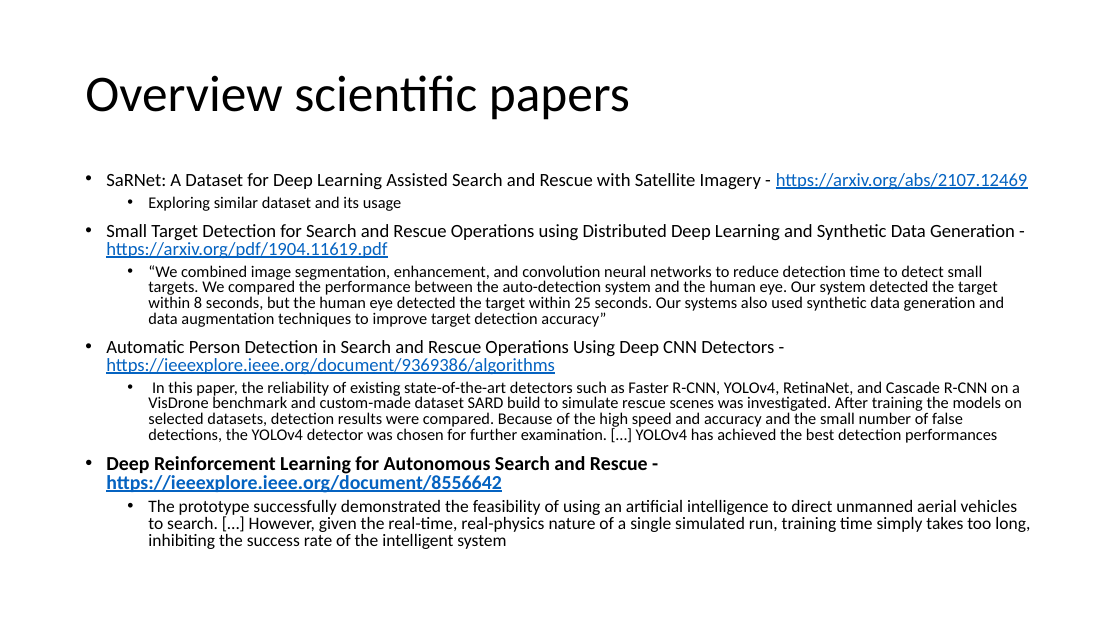
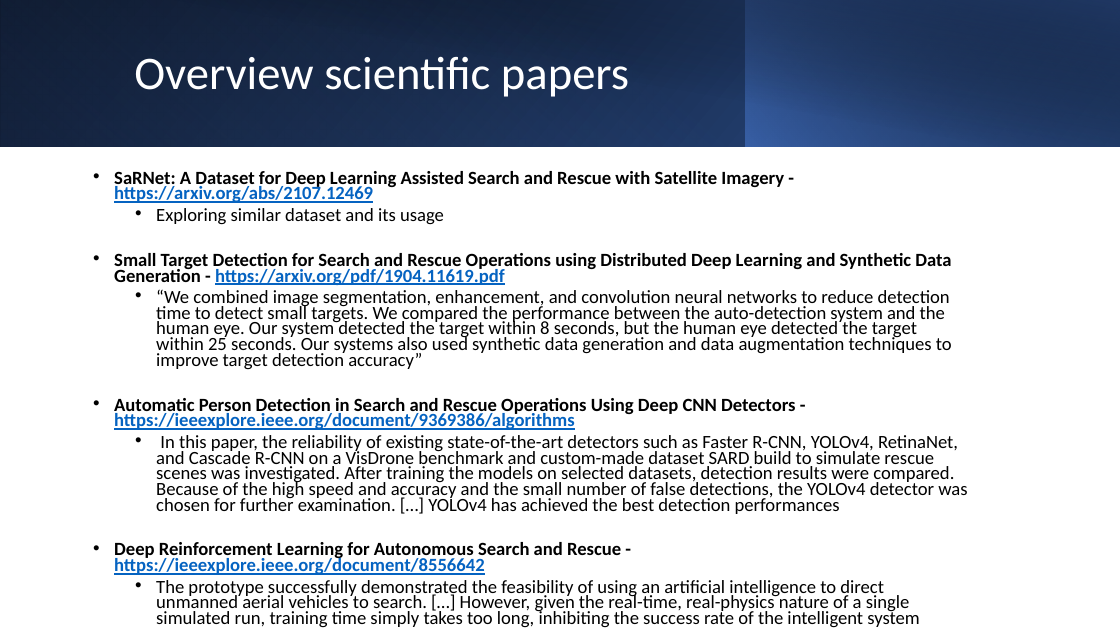
Before and after one commit to Createdd/computervision_ue, a slide deck: slide 6 of present1.pptx (slide 3 before the commit). Drawn at 1120x630 pixels with LibreOffice and Linux fonts; fonts in the diff are those of the drawing. Boxes give left, top, right and bottom in pixels: in the first picture for what was removed or moved away, otherwise in the second. Text is boxed around its words. In the diff, an @@ line names an element or a change of style, - is before the commit and + after.

```diff
--- a/present1.pptx
+++ b/present1.pptx
@@ rectangle added at (0,0,1120,146), fill gradient #000000 to #2F5597 @@
@@ rectangle added at (0,0,746,146), fill gradient #4472C4 to #203864 @@
@@ rectangle added at (42,0,1120,147), fill gradient #000000 to #203864 @@
@@ title "Overview scientific papers": place and size @@
-title "Overview scientific papers" at (85,75,630,120)
+title "Overview scientific papers" at (134,56,629,97)
@@ title "Overview scientific papers" at (134,56,629,97): size 44 to 40 pt, text colour #000000 to #FFFFFF @@
@@ rectangle added at (745,0,1120,146), fill gradient #4472C4 to #000000 @@
@@ text "SaRNet: A Dataset for Deep ...": place and size @@
-text "SaRNet: A Dataset for Deep ..." at (106,173,1030,549)
+text "SaRNet: A Dataset for Deep ..." at (114,171,967,628)
@@ text "SaRNet: A Dataset for Deep ..." at (114,171,967,628): bold on in "SaRNet: A Dataset for Deep Learning Assisted ...", "Small Target Detection for Search and Rescue ...", "Automatic Person Detection in Search and Rescue ..."; size 14 to 16 pt in "Exploring similar dataset and its usage", "“We combined image segmentation, enhancement, and convolutio ...", "In this paper, the reliability of existing ..."; size 17 to 16 pt in "Deep Reinforcement Learning for Autonomous Search and ..."; size 15 to 16 pt in "The prototype successfully demonstrated the feasibility of ..."; line spacing 0.8 to 0.7; vertical alignment top to middle @@
```
Also in this commit, not shown: 3 other slides changed, 2 slides added, 1 slide removed.
